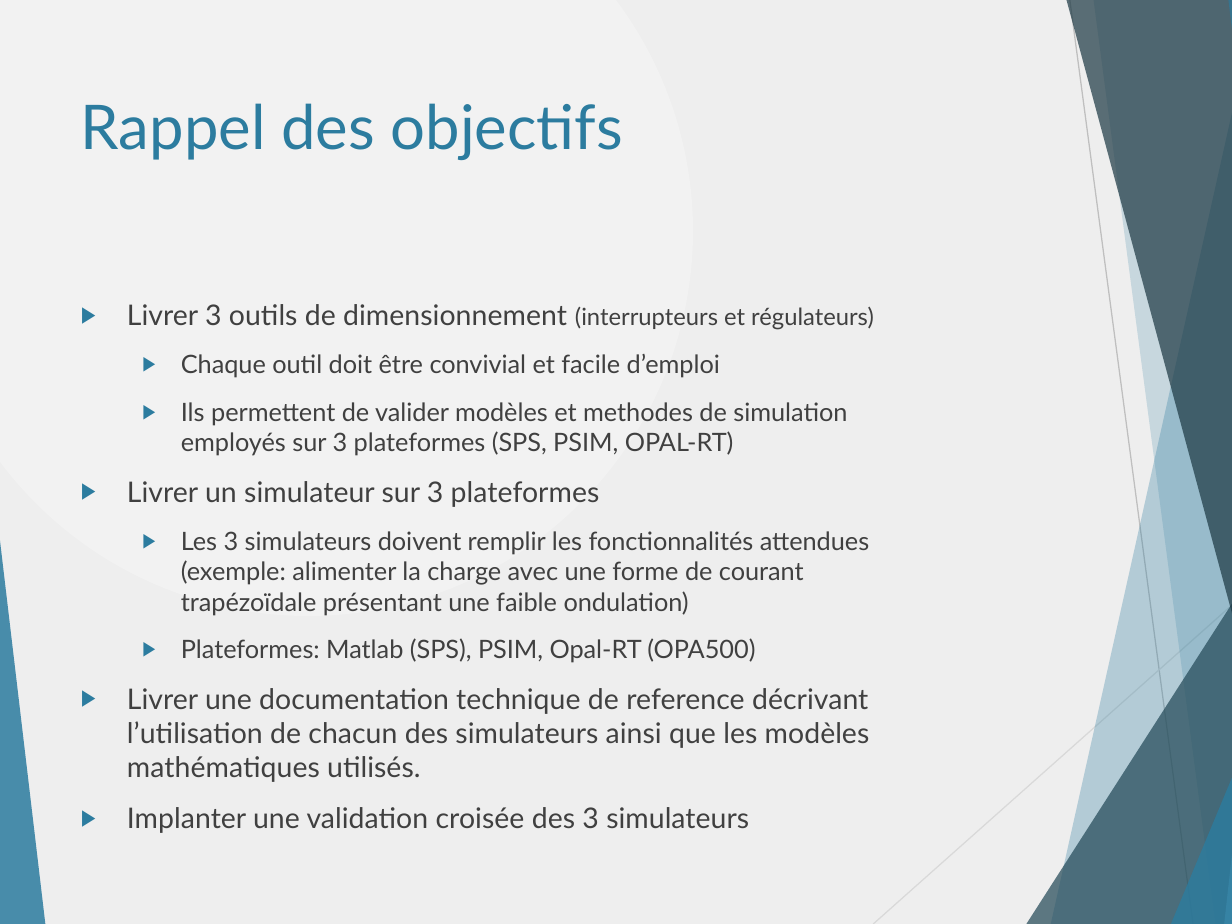
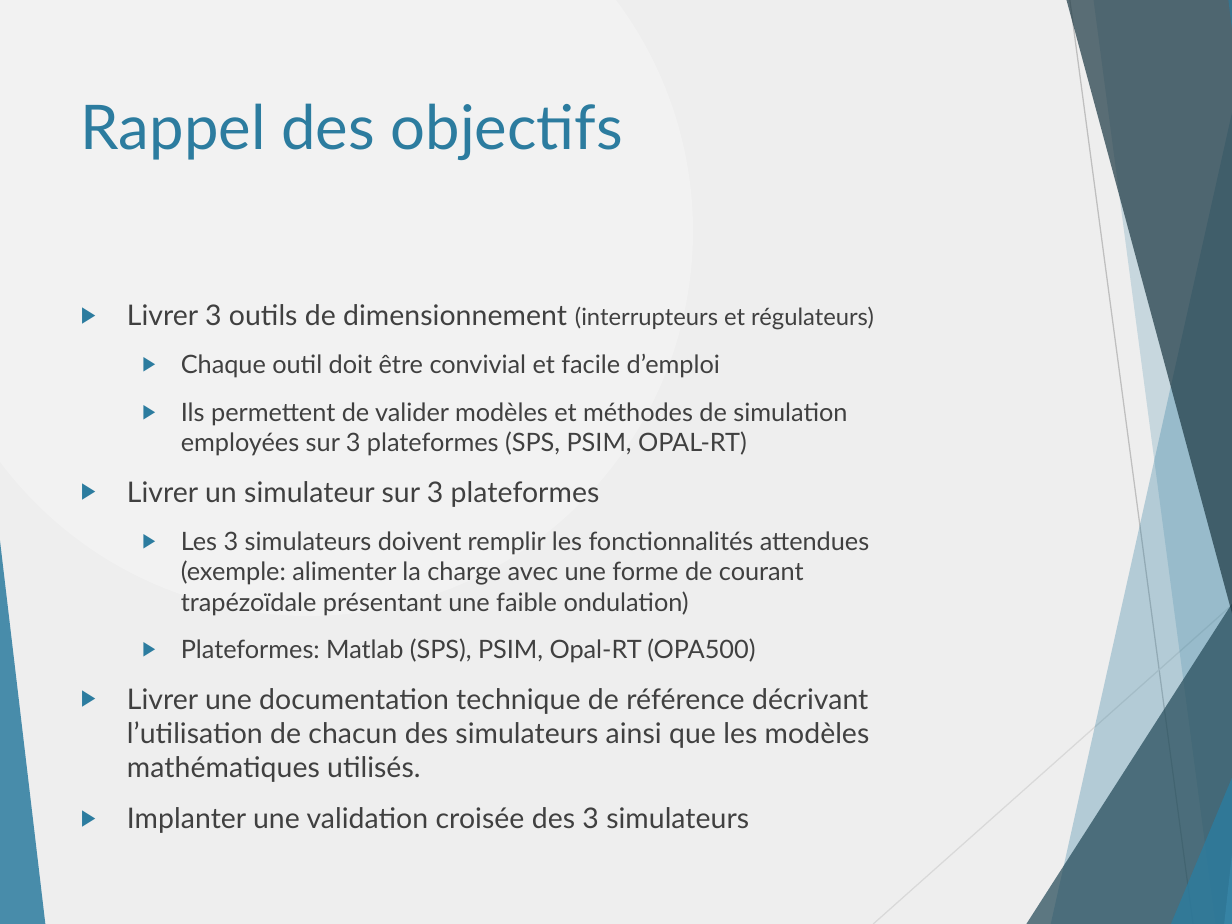
Before and after one commit to danthib76/DesignIV, a slide deck: slide 3 of Remise/Remise 2/Presentation2PVcorr2.pptx. Drawn at 1232x924 pixels with LibreOffice and Linux fonts; fonts in the diff are those of the drawing. Boxes give left, top, right and bottom in pixels: in the first picture for what was removed or moved away, otherwise in the second. Text is boxed around its words. In the diff, an @@ line names an element or a change of style, - is before the commit and + after.

```diff
--- a/Remise/Remise 2/Presentation2PVcorr2.pptx
+++ b/Remise/Remise 2/Presentation2PVcorr2.pptx
@@ text at box(181, 402, 847, 456): text changed @@
-  ▶ Ils permettent de valider modèles et methodes de simulation employés sur 3 plateformes (SPS, PSIM, OPAL-RT)
+  ▶ Ils permettent de valider modèles et méthodes de simulation employées sur 3 plateformes (SPS, PSIM, OPAL-RT)
@@ text at box(127, 688, 870, 782): text changed @@
-▶ Livrer une documentation technique de reference décrivant l’utilisation de chacun des simulateurs ainsi que les modèles mathématiques utilisés.
+▶ Livrer une documentation technique de référence décrivant l’utilisation de chacun des simulateurs ainsi que les modèles mathématiques utilisés.
```
Also in this commit, not shown: 1 other slide changed.
